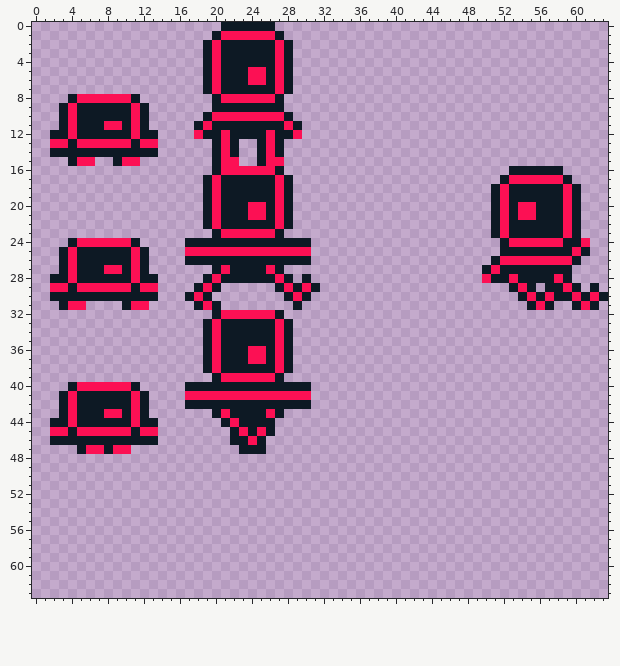
Two versions of one pixel-art sprite, Platformer_2 _Unity/Assets/Sprites/BuddySprite.png. Above: the version before the commit.
The file is 64x64 pixels.
After:
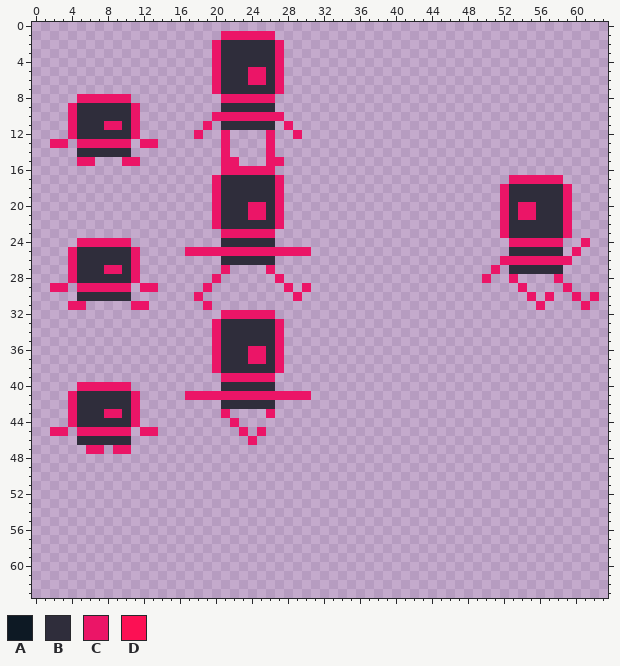
Palette (. is transparent): A #0d1924  B #2f2d3b  C #eb1567  D #fc1054
What changed:
@@ x 0..63 @@
- 0 .....................AAAAAA.....................................
- 1 ....................ADDDDDDA....................................
- 2 ...................ADAAAAAADA...................................
- 3 ...................ADAAAAAADA...................................
- 4 ...................ADAAAAAADA...................................
- 5 ...................ADAAADDADA...................................
- 6 ...................ADAAADDADA...................................
- 7 ...................ADAAAAAADA...................................
- 8 ....ADDDDDDA........ADDDDDDA....................................
- 9 ...ADAAAAAADA.......AAAAAAAA....................................
-10 ...ADAAAAAADA......ADDDDDDDDA...................................
-11 ...ADAAADDADA.....ADAAAAAAAADA..................................
-12 ..AADAAAAAADAA....DAADAAAADAAD..................................
-13 ..DDADDDDDDADD......ADA..ADA....................................
-14 ..AAAAAAAAAAAA......ADA..ADA....................................
-15 ....ADD..ADD........ADD..ADD....................................
-16 ....................ADDDDDDA.........................AAAAAA.....
-17 ...................ADAAAAAADA.......................ADDDDDDA....
-18 ...................ADAAAAAADA......................ADAAAAAADA...
-19 ...................ADAAAAAADA......................ADAAAAAADA...
-20 ...................ADAAADDADA......................ADADDAAADA...
-21 ...................ADAAADDADA......................ADADDAAADA...
-22 ...................ADAAAAAADA......................ADAAAAAADA...
-23 ....................ADDDDDDA.......................ADAAAAAADA...
-24 ....ADDDDDDA.....AAAAAAAAAAAAAA.....................ADDDDDDAAD..
-25 ...ADAAAAAADA....DDDDDDDDDDDDDD.....................AAAAAAAADA..
-26 ...ADAAAAAADA....AAAAAAAAAAAAAA....................ADDDDDDDDA...
-27 ...ADAAADDADA.......ADAAAADA......................ADAAAAAAAA....
-28 ..AADAAAAAADAA.....ADAAAAAADA.A...................DAADAAAADA....
-29 ..DDADDDDDDADD....ADA......ADADA.....................ADA.AADA.A.
-30 ..AAAAAAAAAAAA...ADA........ADA.......................ADADAADADA
-31 ...ADD....ADD.....ADA........A.........................ADA..ADA.
-32 ....................ADDDDDDA....................................
-33 ...................ADAAAAAADA...................................
-34 ...................ADAAAAAADA...................................
-35 ...................ADAAAAAADA...................................
-36 ...................ADAAADDADA...................................
-37 ...................ADAAADDADA...................................
-38 ...................ADAAAAAADA...................................
-39 ....................ADDDDDDA....................................
-40 ....ADDDDDDA.....AAAAAAAAAAAAAA.................................
-41 ...ADAAAAAADA....DDDDDDDDDDDDDD.................................
-42 ...ADAAAAAADA....AAAAAAAAAAAAAA.................................
-43 ...ADAAADDADA.......ADAAAADA....................................
-44 ..AADAAAAAADAA.......ADAAAA.....................................
-45 ..DDADDDDDDADD........ADADA.....................................
-46 ..AAAAAAAAAAAA........AADA......................................
-47 .....ADDADD............AAA......................................
+ 0 ................................................................
+ 1 .....................CCCCCC.....................................
+ 2 ....................CBBBBBBC....................................
+ 3 ....................CBBBBBBC....................................
+ 4 ....................CBBBBBBC....................................
+ 5 ....................CBBBCCBC....................................
+ 6 ....................CBBBCCBC....................................
+ 7 ....................CBBBBBBC....................................
+ 8 .....CCCCCC..........CCCCCC.....................................
+ 9 ....CBBBBBBC.........BBBBBB.....................................
+10 ....CBBBBBBC........CCCCCCCC....................................
+11 ....CBBBCCBC.......C.BBBBBB.C...................................
+12 ....CBBBBBBC......C..C....C..C..................................
+13 ..CC.CCCCCC.CC.......C....C.....................................
+14 .....BBBBBB..........C....C.....................................
+15 .....CC...CC.........CC...CC....................................
+16 .....................CCCCCC.....................................
+17 ....................CBBBBBBC.........................CCCCCC.....
+18 ....................CBBBBBBC........................CBBBBBBC....
+19 ....................CBBBBBBC........................CBBBBBBC....
+20 ....................CBBBCCBC........................CBCCBBBC....
+21 ....................CBBBCCBC........................CBCCBBBC....
+22 ....................CBBBBBBC........................CBBBBBBC....
+23 .....................CCCCCC.........................CBBBBBBC....
+24 .....CCCCCC..........BBBBBB..........................CCCCCC..C..
+25 ....CBBBBBBC.....CCCCCCCCCCCCCC......................BBBBBB.C...
+26 ....CBBBBBBC.........BBBBBB.........................CCCCCCCC....
+27 ....CBBBCCBC.........C....C........................C.BBBBBB.....
+28 ....CBBBBBBC........C......C......................C..C....C.....
+29 ..CC.CCCCCC.CC.....C........C.C.......................C....C....
+30 .....BBBBBB.......C..........C.........................C.C..C.C.
+31 ....CC.....CC......C....................................C....C..
+32 .....................CCCCCC.....................................
+33 ....................CBBBBBBC....................................
+34 ....................CBBBBBBC....................................
+35 ....................CBBBBBBC....................................
+36 ....................CBBBCCBC....................................
+37 ....................CBBBCCBC....................................
+38 ....................CBBBBBBC....................................
+39 .....................CCCCCC.....................................
+40 .....CCCCCC..........BBBBBB.....................................
+41 ....CBBBBBBC.....CCCCCCCCCCCCCC.................................
+42 ....CBBBBBBC.........BBBBBB.....................................
+43 ....CBBBCCBC.........C....C.....................................
+44 ....CBBBBBBC..........C.........................................
+45 ..CC.CCCCCC.CC.........C.C......................................
+46 .....BBBBBB.............C.......................................
+47 ......CC.CC.....................................................
 48 ................................................................
Boxes around the changes in both pictures, in picture pixels (x1, y1, x2, y2):
changed: (50, 22, 320, 454)
changed: (482, 166, 608, 310)
